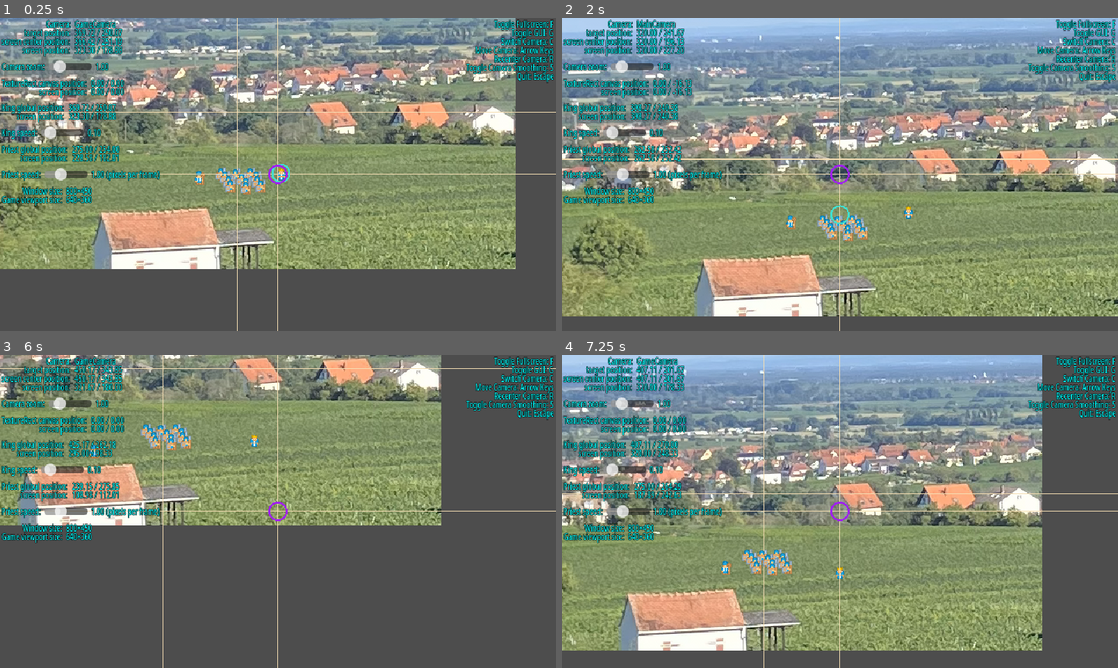
Above: before the commit, frames 1-4 (two rows, left to right).
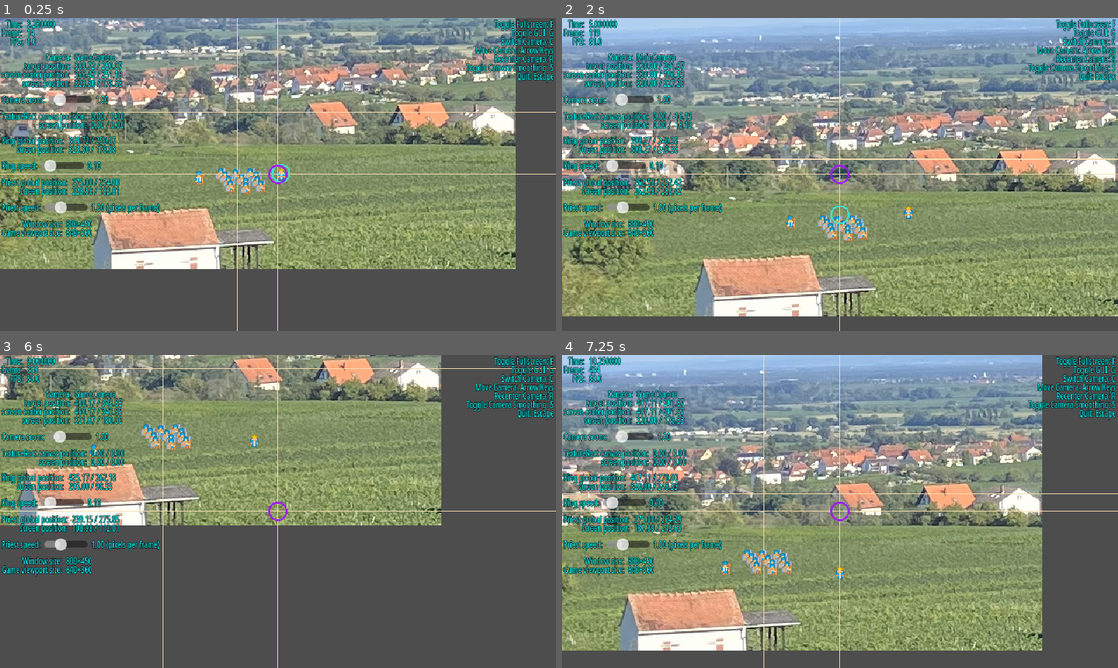
Above: after the commit, the same moments.

Repository: Toxe/godot-pixel-style
Game: Godot game, scene res://scenes/main.tscn
Same seed, same stepped clock (60 frames per second), same inputs: the game is played once before the commit and once after it.
Inputs:
- Up to frame 1 (0.25 s): no input
- Up to frame 2 (2 s): tap Enter at 0.5 s; hold Right (ui_right) 0.53-1.28 s; hold R (recenter_camera) 0.53-1.28 s; hold Down (ui_down) from 1.28 s (still down); tap C (switch_camera) at 1.35 s
- Up to frame 3 (6 s): release Down (ui_down) at 2.03 s; hold Right (ui_right) 2.03-2.78 s; hold S (toggle_camera_smoothing) 2.03-2.78 s; hold Up (ui_up) 2.78-3.53 s; tap G (toggle_gui) at 2.85, 5.85 s; hold R (recenter_camera) 3.53-4.28 s; hold Left (ui_left) 3.53-5.03 s; tap C (switch_camera) at 4.35 s; hold Down (ui_down) 5.03-5.78 s; hold S (toggle_camera_smoothing) 5.03-5.78 s; hold Right (ui_right) from 5.78 s (still down)
- Up to frame 4 (7.25 s): release Right (ui_right) at 6.53 s; hold Up (ui_up) from 6.53 s (still down); hold R (recenter_camera) from 6.53 s (still down)

The runs differ from the first frame. In frame 1, 9.6% of the frame differs, in the area x 0-29%, y 0-71%; in frame 2, 9.7%; in frame 3, 9.4%; in frame 4, 9.6%.

Commit message:
Show time, frame and FPS

Diff:
--- a/PixelStyle/scenes/gui.gd
+++ b/PixelStyle/scenes/gui.gd
@@ -4,6 +4,7 @@
 @export var camera_manager: CameraManager
 @export var texture_rect: TextureRect
 
+@onready var frame_label: Label = $HBoxContainer/VBoxContainer/HBoxContainer9/FrameLabel
 @onready var camera_label: Label = $HBoxContainer/VBoxContainer/HBoxContainer/CameraLabel
 @onready var camera_zoom_slider: HSlider = $HBoxContainer/VBoxContainer/HBoxContainer6/CameraZoomSlider
 @onready var camera_zoom_label: Label = $HBoxContainer/VBoxContainer/HBoxContainer6/CameraZoomLabel
@@ -21,6 +22,7 @@
     var camera_movement := Input.get_vector("ui_left", "ui_right", "ui_up", "ui_down")
     camera_manager.current_camera.position += camera_movement * 100.0 * delta
 
+    frame_label.text = "%0.6f\n%d\n%0.1f" % [Time.get_ticks_usec() / 1_000_000.0, Engine.get_process_frames(), Performance.get_monitor(Performance.TIME_FPS)]
     camera_label.text = "%s\n%s\n%s\n%s" % [camera_manager.current_camera.name, format_position(camera_manager.current_ …(185 unchanged characters)…
     texture_rect_label.text = "%s\n%s" % [format_position(texture_rect.get_canvas_transform().origin), format_position(texture_rect.get_screen_transform().origin)]
     king_label.text = "%s\n%s" % [format_position(game.king.global_position), format_position(game.king.get_screen_transform().origin)]
--- a/PixelStyle/scenes/gui.tscn
+++ b/PixelStyle/scenes/gui.tscn
@@ -18,6 +18,20 @@
 [node name="VBoxContainer" type="VBoxContainer" parent="HBoxContainer"]
 layout_mode = 2
 size_flags_horizontal = 3
+
+[node name="HBoxContainer9" type="HBoxContainer" parent="HBoxContainer/VBoxContainer"]
+layout_mode = 2
+
+[node name="Label" type="Label" parent="HBoxContainer/VBoxContainer/HBoxContainer9"]
+layout_mode = 2
+text = "Time:
+Frame:
+FPS:"
+horizontal_alignment = 2
+
+[node name="FrameLabel" type="Label" parent="HBoxContainer/VBoxContainer/HBoxContainer9"]
+layout_mode = 2
+text = "???"
 
 [node name="HBoxContainer" type="HBoxContainer" parent="HBoxContainer/VBoxContainer"]
 layout_mode = 2
